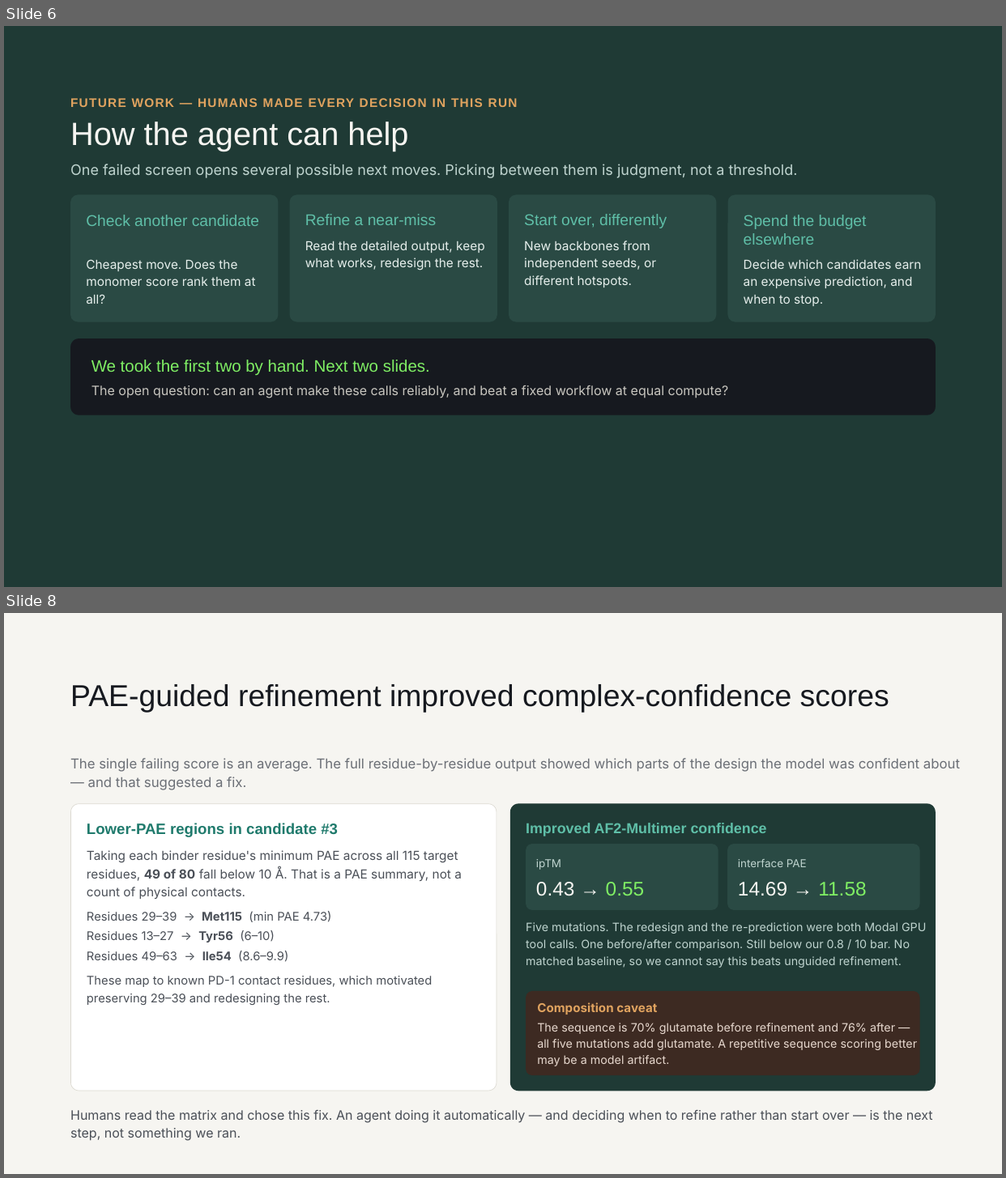
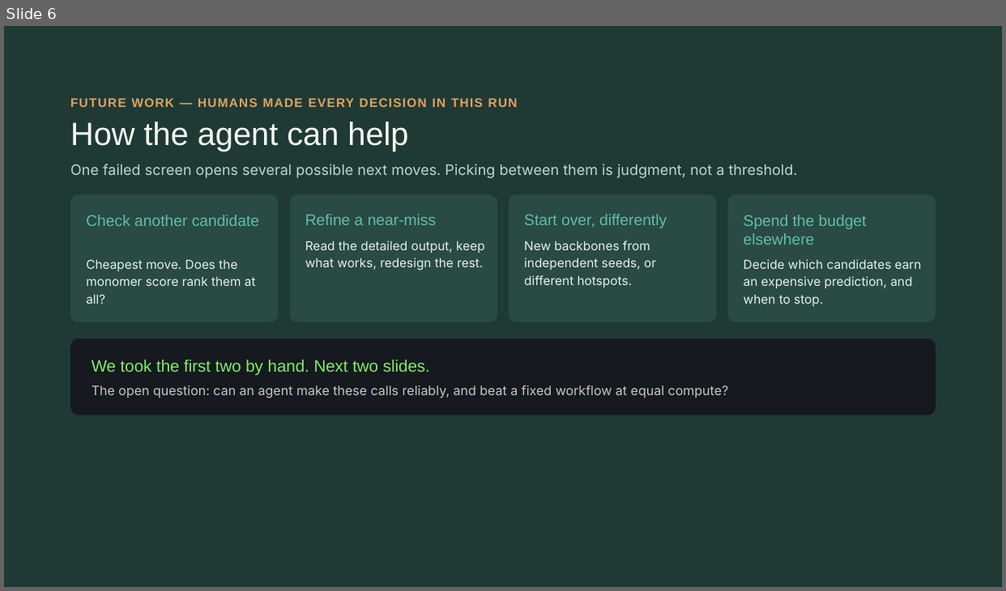
Before and after one commit to colehurwitz/binder-design-agent, a slide deck: Binder Design Agent.pptx. Shown one above the other, each under a label of ours: slides 6 and 8 before the commit, slide 6 after it; the slides between them are not shown. The pictures are 1006x1178 and 1006x591 pixels, drawn with LibreOffice and Linux fonts; fonts in the diff are those of the drawing. Boxes give left, top, right and bottom in pixels: in the first picture for what was removed or moved away, otherwise in the second. Text is boxed around its words. In the diff, an @@ line names an element or a change of style, - is before the commit and + after.

```diff
--- a/Binder Design Agent.pptx
+++ b/Binder Design Agent.pptx
@@ slide 8 removed at <box>4,613,1002,1174</box>, background #F6F5F1 @@
@@ text removed at <box>70,684,889,713</box> @@
-PAE-guided refinement improved complex-confidence scores
@@ text removed at <box>70,758,960,790</box> @@
-The single failing score is an average. The full residue-by-residue output showed which parts of the design the model was confident about — and that suggested a fix.
@@ rounded rectangle removed at <box>70,804,496,1091</box> @@
@@ rounded rectangle removed at <box>510,804,936,1092</box> @@
@@ text removed at <box>87,823,338,837</box> @@
-Lower-PAE regions in candidate #3
@@ text removed at <box>526,823,767,837</box> @@
-Improved AF2-Multimer confidence
@@ text removed at <box>87,850,462,899</box> @@
-Taking each binder residue's minimum PAE across all 115 target residues, 49 of 80 fall below 10 Å. That is a PAE summary, not a count of physical contacts.
@@ rounded rectangle removed at <box>526,845,718,911</box> @@
@@ rounded rectangle removed at <box>728,845,920,911</box> @@
@@ text removed at <box>536,859,561,870</box> @@
-ipTM
@@ text removed at <box>738,859,807,867</box> @@
-interface PAE
@@ text removed at <box>536,882,644,897</box> @@
-0.43 → 0.55
@@ text removed at <box>738,882,866,896</box> @@
-14.69 → 11.58
@@ text removed at <box>87,911,332,922</box> @@
-Residues 29–39 → Met115 (min PAE 4.73)
@@ text removed at <box>526,922,926,968</box> @@
-Five mutations. The redesign and the re-prediction were both Modal GPU tool calls. One before/after comparison. Still below our 0.8 / 10 bar. No matched baseline, so we cannot say this beats unguided refinement.
@@ text removed at <box>87,931,275,943</box> @@
-Residues 13–27 → Tyr56 (6–10)
@@ text removed at <box>87,951,288,962</box> @@
-Residues 49–63 → Ile54 (8.6–9.9)
@@ text removed at <box>87,976,432,1005</box> @@
-These map to known PD-1 contact residues, which motivated preserving 29–39 and redesigning the rest.
@@ rounded rectangle removed at <box>526,991,919,1076</box> @@
@@ text removed at <box>537,1003,657,1015</box> @@
-Composition caveat
@@ text removed at <box>537,1023,917,1067</box> @@
-The sequence is 70% glutamate before refinement and 76% after — all five mutations add glutamate. A repetitive sequence scoring better may be a model artifact.
@@ text removed at <box>70,1110,933,1141</box> @@
-Humans read the matrix and chose this fix. An agent doing it automatically — and deciding when to refine rather than start over — is the next step, not something we ran.
```
Also in this commit, not shown: 1 slide changed, 4 slides added, 2 other slides removed, 7 other files.
